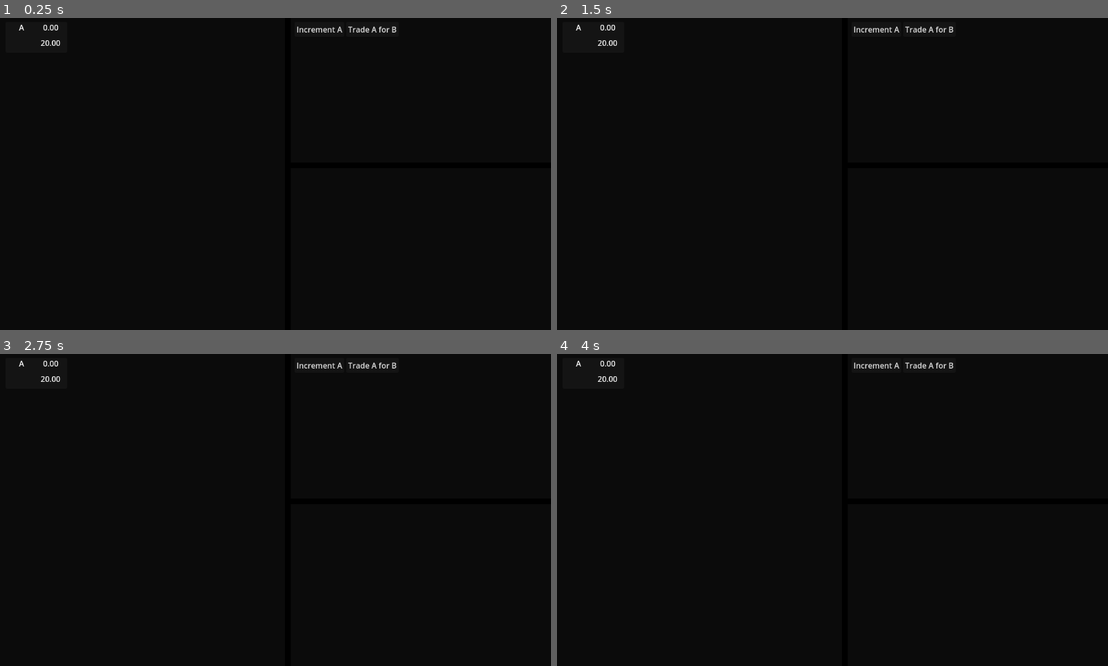
Above: before the commit, frames 1-4 (two rows, left to right).
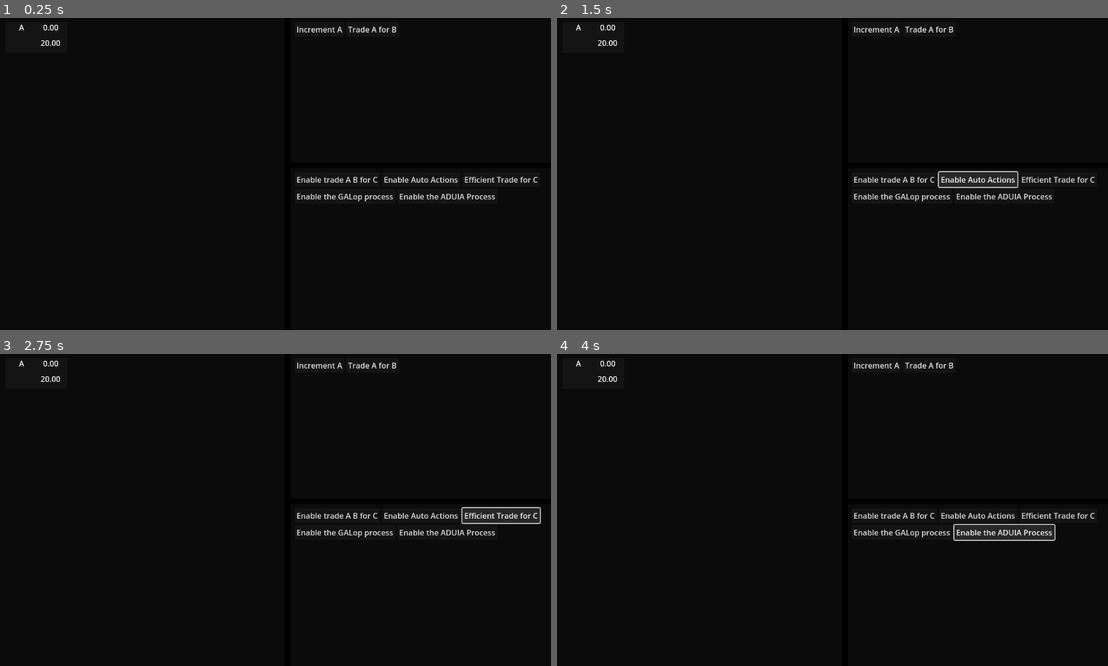
Above: after the commit, the same moments.

Repository: Carth501/The-Big-Grid
Game: Godot game, scene res://scenes/Game.tscn
Two runs of this game, one before a commit and one after it. Both use one fixed random seed, a clock stepped at 60 frames per second and the inputs below.
Inputs (mouse positions are in pixels of both pictures, inside the frame that each line leads up to):
- Up to frame 1 (0.25 s): no input
- Up to frame 2 (1.5 s): click (893, 180) at 0.5 s, where only the run after the commit has a clickable "Enable trade A B for C"; click (975, 180) at 1.25 s, where only the run after the commit has a clickable "Enable Auto Actions"
- Up to frame 3 (2.75 s): click (501, 516) at 2 s, where only the run after the commit has a clickable "Efficient Trade for C"
- Up to frame 4 (4 s): click (904, 531) at 2.75 s, where only the run after the commit has a clickable "Enable the GALop process"; click (1003, 531) at 3.5 s, where only the run after the commit has a clickable "Enable the ADUIA Process"

The runs differ from the first frame. In frame 1, 0.8% of the frame differs, in the area x 53-98%, y 50-59%; in frame 2, 1.5%; in frame 3, 1.5%; in frame 4, 1.7%, in the area x 53-98%, y 50-60%.

Commit message:
return development functionality

Diff:
--- a/scenes/Game.tscn
+++ b/scenes/Game.tscn
@@ -1,9 +1,10 @@
-[gd_scene load_steps=8 format=3 uid="uid://c7robvmy3qjic"]
+[gd_scene load_steps=9 format=3 uid="uid://c7robvmy3qjic"]
 
 [ext_resource type="Script" path="res://scripts/GameController.gd" id="1_kvsp4"]
 [ext_resource type="Script" path="res://scripts/display/SupplyCollectionDisplay.gd" id="2_iwxov"]
 [ext_resource type="Script" path="res://scripts/ActionPanel.gd" id="3_n23ff"]
 [ext_resource type="Script" path="res://scripts/logic/MachineFactory.gd" id="4_e1gh5"]
+[ext_resource type="Script" path="res://scripts/DevelopmentDisplay.gd" id="4_p32ci"]
 [ext_resource type="Script" path="res://scripts/logic/SupplyCollection.gd" id="5_vwwhk"]
 [ext_resource type="Script" path="res://scripts/ActionManager.gd" id="6_fgv5p"]
 [ext_resource type="Script" path="res://scripts/logic/DevelopmentHandler.gd" id="7_ce23n"]
@@ -111,8 +112,10 @@
 theme_override_constants/margin_right = 8
 theme_override_constants/margin_bottom = 8
 
-[node name="HFlowContainer" type="HFlowContainer" parent="Display/MiddleSplit/RightSplit/DevBackground/DevScrollContainer/MarginContainer"]
+[node name="HFlowContainer" type="HFlowContainer" parent="Display/MiddleSplit/RightSplit/DevBackground/DevScrollContainer/MarginContainer" node_paths=PackedStringArray("development_handler")]
 layout_mode = 2
+script = ExtResource("4_p32ci")
+development_handler = NodePath("../../../../../../../Logic/DevelopmentHandler")
 
 [node name="Logic" type="Node" parent="."]
 
@@ -134,3 +137,4 @@
 
 [connection signal="new_supply" from="Logic/SupplyCollection" to="Display/MiddleSplit/SupplyBackground/SupplyScrollContainer/MarginContainer/HFlowContainer" method="_on_supply_collection_new_supply"]
 [connection signal="new_action" from="Logic/ActionManager" to="Display/MiddleSplit/RightSplit/ActionBackground/ActionScrollContainer/MarginContainer/HFlowContainer" method="build_action_button"]
+[connection signal="complete_development" from="Logic/DevelopmentHandler" to="Display/MiddleSplit/RightSplit/DevBackground/DevScrollContainer/MarginContainer/HFlowContainer" method="disable_dev"]
--- /dev/null
+++ b/scripts/DevelopmentDisplay.gd
@@ -0,0 +1,22 @@
+class_name Development_Display extends HFlowContainer
+
+@export var development_handler : Development_Handler
+var dev_buttons : Dictionary
+
+func _ready():
+	if(!development_handler.is_node_ready()):
+		await development_handler.ready
+	var dev_options_list = development_handler.get_development_options()
+	for option in dev_options_list:
+		var new_dev_button = Dev_Button.new()
+		add_child(new_dev_button)
+		new_dev_button.set_id(option)
+		new_dev_button.text = DevelopmentTranslatorSingle.data[option].label
+		dev_buttons[option] = new_dev_button
+		new_dev_button.attempt.connect(attempt_development)
+
+func attempt_development(id : String):
+	development_handler.attempt_development(id)
+
+func disable_dev(id : String):
+	dev_buttons[id].disabled = true
--- /dev/null
+++ b/scripts/display/DevButton.gd
@@ -0,0 +1,13 @@
+class_name Dev_Button extends Button
+
+signal attempt(id : String)
+var id : String
+
+func set_id(new_id : String):
+	id = new_id
+
+func _ready():
+	pressed.connect(trigger)
+
+func trigger():
+	attempt.emit(id)
--- a/scripts/logic/DevelopmentHandler.gd
+++ b/scripts/logic/DevelopmentHandler.gd
@@ -5,6 +5,17 @@
 @export var action_manager : Action_Manager
 @export var supply_collection : Supply_Collection
 var previous_developments : Array = []
+var full_development_list : Dictionary
+
+func _ready():
+	full_development_list = DevelopmentsSingle.data
+
+func get_development_options() -> Array[String]:
+	var dev_options_list : Array[String] = []
+	for dev in full_development_list:
+		if(!previous_developments.has(dev)):
+			dev_options_list.append(dev)
+	return dev_options_list
 
 func attempt_development(id : String):
 	var candidate = DevelopmentsSingle.data[id]
@@ -14,4 +25,4 @@
 		previous_developments.append(id)
 		if(candidate.has("actions")):
 			for action_id in candidate.actions:
-				action_manager.build_action_button(action_id)
+				action_manager.create_action(action_id)
--- a/scripts/logic/SupplyCollection.gd
+++ b/scripts/logic/SupplyCollection.gd
@@ -38,7 +38,7 @@
 			return false
 	for r in costs:
 		var target = get_supply(r)
-		target.apply_deltas(costs[r].deltas)
+		target.apply_change(costs[r].deltas)
 	return true
 
 func calculate_net_delta(deltas : Array) -> int:
